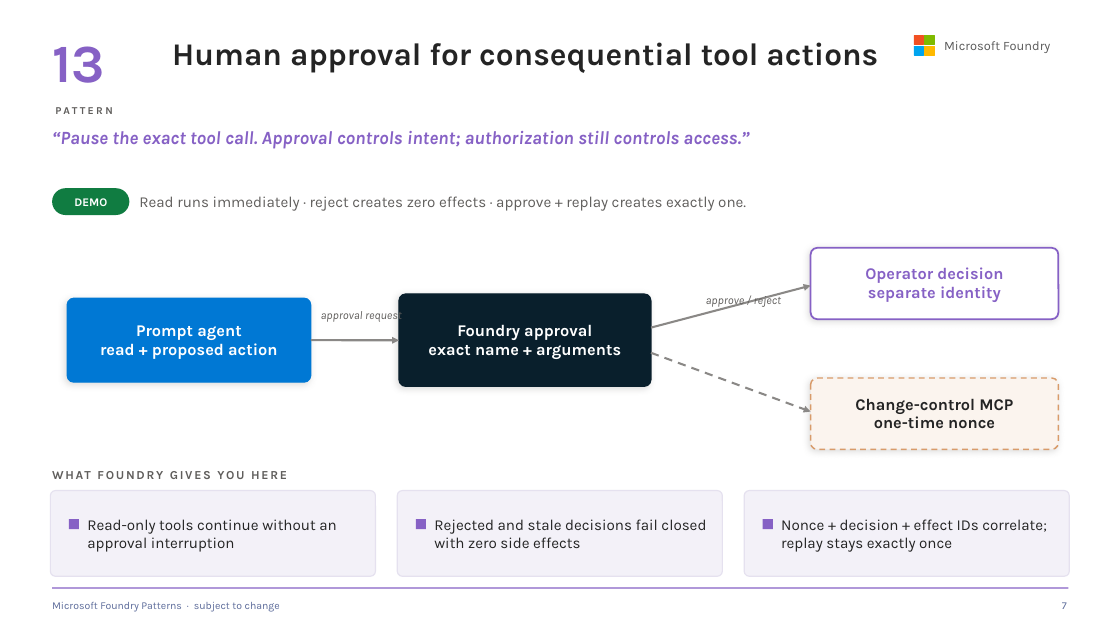
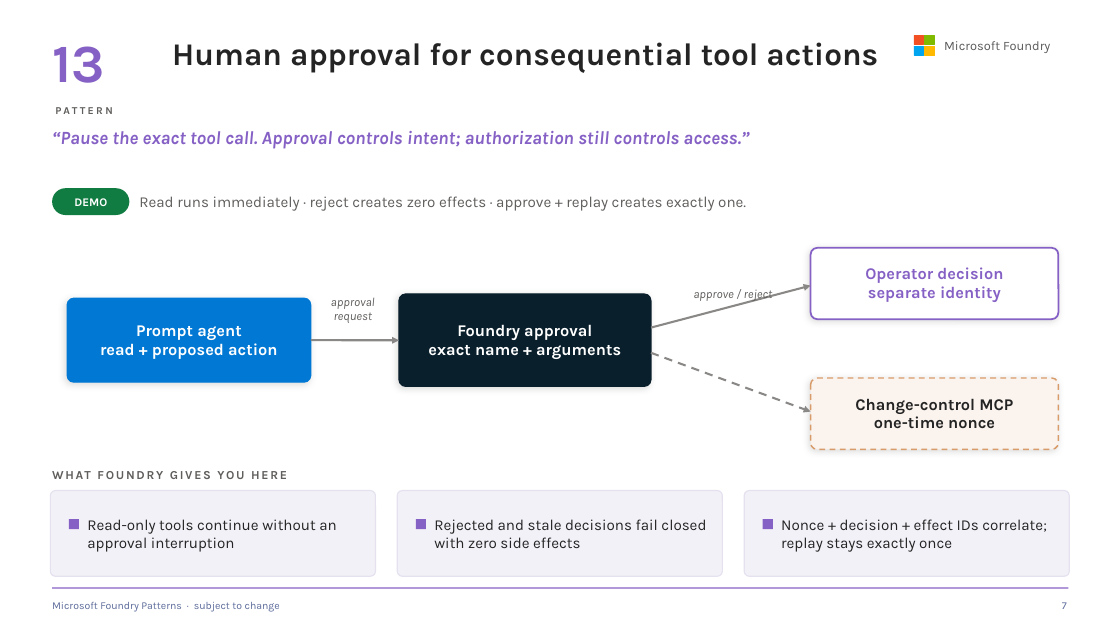
Before and after one commit to SridharArrabelly/foundry-pattern-library, a slide deck: slide 7 of foundry-patterns.pptx. Drawn at 1120x630 pixels with LibreOffice and Linux fonts; fonts in the diff are those of the drawing. Boxes give left, top, right and bottom in pixels: in the first picture for what was removed or moved away, otherwise in the second. Text is boxed around its words. In the diff, an @@ line names an element or a change of style, - is before the commit and + after.

```diff
--- a/foundry-patterns.pptx
+++ b/foundry-patterns.pptx
@@ text at (331,298,375,323): text changed; size 10 to 10.5 pt @@
-approval request
+approval
+request
@@ text "approve / reject": place and size @@
-text "approve / reject" at (706,293,781,307)
+text "approve / reject" at (693,290,773,301)
@@ text "approve / reject" at (693,290,773,301): size 10 to 10.5 pt @@
```
Also in this commit, not shown: 2 other slides changed, 1 other file.
